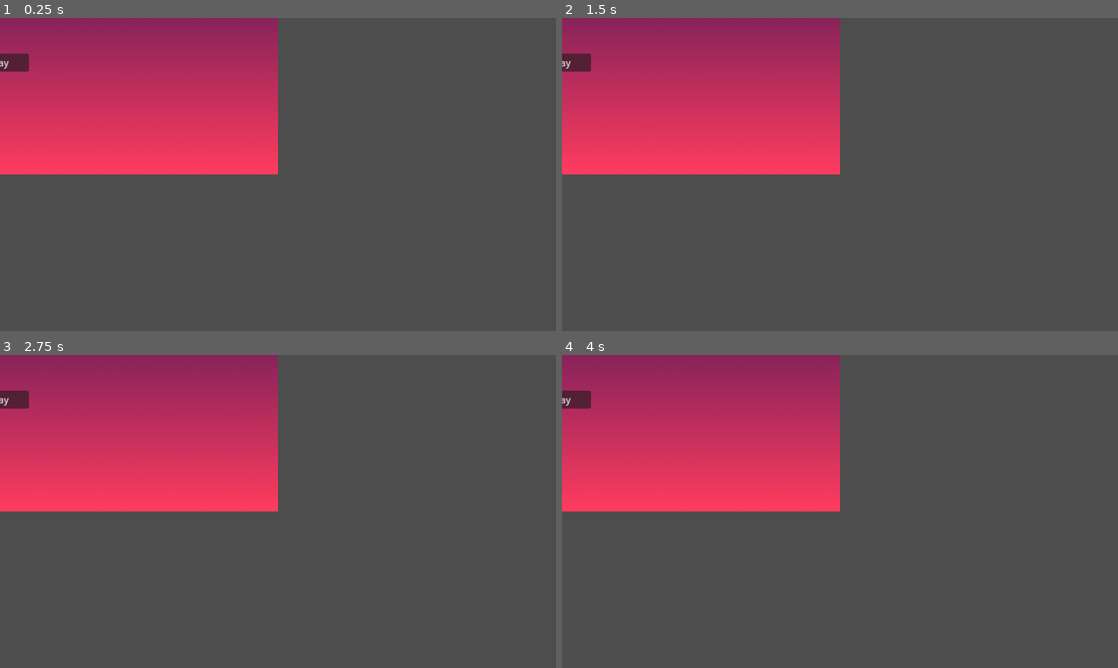
Above: before the commit, frames 1-4 (two rows, left to right).
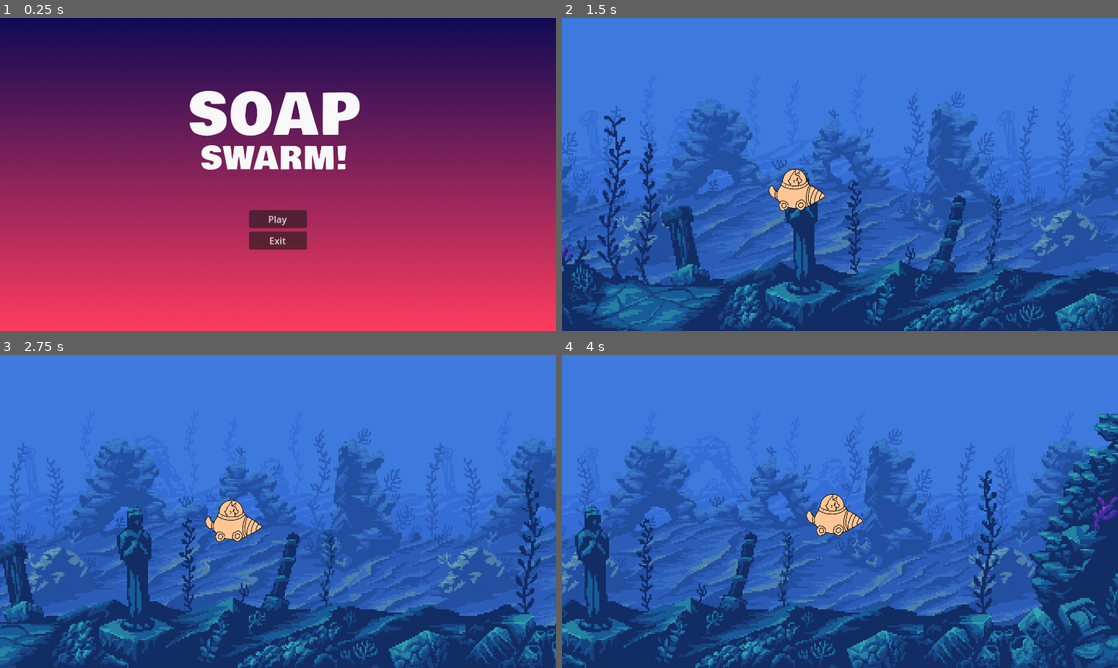
Above: after the commit, the same moments.

Repository: cassandracarlos/soap-swarm
Game: Godot game, scene res://scenes/title_screen.tscn
Same seed, same stepped clock (60 frames per second), same inputs: the game is played once before the commit and once after it. Before the commit the project starts from res://scenes/title.tscn.
Inputs (mouse positions are in pixels of both pictures, inside the frame that each line leads up to):
- Up to frame 1 (0.25 s): no input
- Up to frame 2 (1.5 s): click (840, 218) at 0.5 s, where only the run after the commit has a clickable "Play"; move the mouse to (962, 158) at 1.27 s; hold Up from 1.28 s (still down)
- Up to frame 3 (2.75 s): move the mouse to (166, 527) at 2.02 s; release Up at 2.03 s; hold Down from 2.03 s (still down)
- Up to frame 4 (4 s): move the mouse to (895, 442) at 2.77 s; release Down at 2.78 s; hold Up from 2.78 s (still down); move the mouse to (812, 574) at 3.52 s

The runs differ from the first frame. In frame 1, 100% of the frame differs, in the area x 0-100%, y 0-100%; in frame 2, 100%; in frame 3, 100%; in frame 4, 100%.

Commit message:
Menus fixed

Diff:
--- a/project.godot
+++ b/project.godot
@@ -11,7 +11,7 @@
 [application]
 
 config/name="Soap Swarm"
-run/main_scene="res://scenes/title.tscn"
+run/main_scene="res://scenes/title_screen.tscn"
 config/features=PackedStringArray("4.2", "Mobile")
 config/icon="res://icon.svg"
 
--- a/scenes/game.tscn
+++ /dev/null
@@ -1,65 +0,0 @@
-[gd_scene load_steps=11 format=3 uid="uid://cj0o1k32ak117"]
-
-[ext_resource type="Script" path="res://scripts/game.gd" id="1_w5hqj"]
-[ext_resource type="Texture2D" uid="uid://dl1gylrcb1dv8" path="res://assets/background/bg3.png" id="2_gxiwp"]
-[ext_resource type="Shader" path="res://assets/background/shaders/auto_scroller.gdshader" id="3_blvux"]
-[ext_resource type="Texture2D" uid="uid://bxcx6lgly8tps" path="res://assets/background/bg2.png" id="4_h0j00"]
-[ext_resource type="Texture2D" uid="uid://b7mdm4renltka" path="res://assets/background/bg1.png" id="5_fptqx"]
-[ext_resource type="PackedScene" uid="uid://b67oyahqbul4j" path="res://scenes/objects/character.tscn" id="6_acuja"]
-[ext_resource type="PackedScene" uid="uid://dm8t6eg2a70u4" path="res://scenes/pause.tscn" id="7_bq35a"]
-
-[sub_resource type="ShaderMaterial" id="ShaderMaterial_nqpiq"]
-
-[sub_resource type="ShaderMaterial" id="ShaderMaterial_vpnro"]
-shader = ExtResource("3_blvux")
-shader_parameter/direction = Vector2(3, 0)
-shader_parameter/speed_scale = 0.02
-
-[sub_resource type="ShaderMaterial" id="ShaderMaterial_k2gvw"]
-shader = ExtResource("3_blvux")
-shader_parameter/direction = Vector2(5, 0)
-shader_parameter/speed_scale = 0.02
-
-[node name="GameScene" type="Node"]
-script = ExtResource("1_w5hqj")
-
-[node name="StaticBG" type="TextureRect" parent="."]
-texture_filter = 1
-material = SubResource("ShaderMaterial_nqpiq")
-anchors_preset = 15
-anchor_right = 1.0
-anchor_bottom = 1.0
-grow_horizontal = 2
-grow_vertical = 2
-texture = ExtResource("2_gxiwp")
-stretch_mode = 1
-
-[node name="ScrollingBG" type="TextureRect" parent="."]
-texture_filter = 1
-material = SubResource("ShaderMaterial_vpnro")
-anchors_preset = 15
-anchor_right = 1.0
-anchor_bottom = 1.0
-grow_horizontal = 2
-grow_vertical = 2
-texture = ExtResource("4_h0j00")
-expand_mode = 3
-stretch_mode = 1
-
-[node name="DigLayer" type="TextureRect" parent="."]
-texture_filter = 1
-material = SubResource("ShaderMaterial_k2gvw")
-anchors_preset = 15
-anchor_right = 1.0
-anchor_bottom = 1.0
-grow_horizontal = 2
-grow_vertical = 2
-texture = ExtResource("5_fptqx")
-stretch_mode = 1
-
-[node name="Player" parent="." instance=ExtResource("6_acuja")]
-position = Vector2(374, 543)
-
-[node name="PauseMenu" parent="." instance=ExtResource("7_bq35a")]
-process_mode = 0
-visible = false
--- /dev/null
+++ b/scenes/game_screen.tscn
@@ -0,0 +1,65 @@
+[gd_scene load_steps=11 format=3 uid="uid://cj0o1k32ak117"]
+
+[ext_resource type="Script" path="res://scripts/game_screen.gd" id="1_fhfyg"]
+[ext_resource type="Texture2D" uid="uid://dl1gylrcb1dv8" path="res://assets/background/bg1.png" id="2_4usim"]
+[ext_resource type="Shader" path="res://assets/background/shaders/auto_scroller.gdshader" id="3_lyn6s"]
+[ext_resource type="Texture2D" uid="uid://bxcx6lgly8tps" path="res://assets/background/bg2.png" id="4_8lemu"]
+[ext_resource type="Texture2D" uid="uid://b7mdm4renltka" path="res://assets/background/bg3.png" id="5_ajjxa"]
+[ext_resource type="PackedScene" uid="uid://b67oyahqbul4j" path="res://scenes/objects/character.tscn" id="6_1du8m"]
+[ext_resource type="PackedScene" uid="uid://dm8t6eg2a70u4" path="res://scenes/pause_screen.tscn" id="7_gbvso"]
+
+[sub_resource type="ShaderMaterial" id="ShaderMaterial_nqpiq"]
+
+[sub_resource type="ShaderMaterial" id="ShaderMaterial_vpnro"]
+shader = ExtResource("3_lyn6s")
+shader_parameter/direction = Vector2(3, 0)
+shader_parameter/speed_scale = 0.02
+
+[sub_resource type="ShaderMaterial" id="ShaderMaterial_k2gvw"]
+shader = ExtResource("3_lyn6s")
+shader_parameter/direction = Vector2(5, 0)
+shader_parameter/speed_scale = 0.02
+
+[node name="GameScene" type="Node"]
+script = ExtResource("1_fhfyg")
+
+[node name="BG1" type="TextureRect" parent="."]
+texture_filter = 1
+material = SubResource("ShaderMaterial_nqpiq")
+anchors_preset = 15
+anchor_right = 1.0
+anchor_bottom = 1.0
+grow_horizontal = 2
+grow_vertical = 2
+texture = ExtResource("2_4usim")
+stretch_mode = 1
+
+[node name="BG2" type="TextureRect" parent="."]
+texture_filter = 1
+material = SubResource("ShaderMaterial_vpnro")
+anchors_preset = 15
+anchor_right = 1.0
+anchor_bottom = 1.0
+grow_horizontal = 2
+grow_vertical = 2
+texture = ExtResource("4_8lemu")
+expand_mode = 3
+stretch_mode = 1
+
+[node name="BG3" type="TextureRect" parent="."]
+texture_filter = 1
+material = SubResource("ShaderMaterial_k2gvw")
+anchors_preset = 15
+anchor_right = 1.0
+anchor_bottom = 1.0
+grow_horizontal = 2
+grow_vertical = 2
+texture = ExtResource("5_ajjxa")
+stretch_mode = 1
+
+[node name="Player" parent="." instance=ExtResource("6_1du8m")]
+position = Vector2(374, 543)
+
+[node name="PauseMenu" parent="." instance=ExtResource("7_gbvso")]
+process_mode = 0
+visible = false
--- a/scenes/lose.tscn
+++ b/scenes/lose_screen.tscn
@@ -1,11 +1,16 @@
 [gd_scene load_steps=2 format=3 uid="uid://cymbyu5tiqul3"]
 
-[ext_resource type="Script" path="res://scripts/lose.gd" id="1_g216g"]
+[ext_resource type="Script" path="res://scripts/lose_screen.gd" id="1_bj4k0"]
 
 [node name="GameOver" type="Control"]
 layout_mode = 3
-anchors_preset = 0
-script = ExtResource("1_g216g")
+anchor_right = 0.5
+anchor_bottom = 0.6
+offset_left = 936.0
+offset_top = 440.0
+offset_right = -24.0
+offset_bottom = -208.0
+script = ExtResource("1_bj4k0")
 
 [node name="PlayButton" type="Button" parent="."]
 layout_mode = 1
@@ -14,9 +19,10 @@
 anchor_top = 0.5
 anchor_right = 0.5
 anchor_bottom = 0.5
-offset_left = -100.0
-offset_top = -73.0
-offset_bottom = -42.0
+offset_left = -75.0
+offset_top = -20.0
+offset_right = 75.0
+offset_bottom = 20.0
 grow_horizontal = 2
 grow_vertical = 2
 scale = Vector2(2, 2)
@@ -24,15 +30,16 @@
 
 [node name="QuitButton" type="Button" parent="."]
 layout_mode = 1
-anchors_preset = 7
+anchors_preset = 8
 anchor_left = 0.5
-anchor_top = 1.0
+anchor_top = 0.5
 anchor_right = 0.5
-anchor_bottom = 1.0
-offset_left = -100.0
-offset_top = -539.0
-offset_bottom = -508.0
+anchor_bottom = 0.5
+offset_left = -75.0
+offset_top = 74.0
+offset_right = 75.0
+offset_bottom = 114.0
 grow_horizontal = 2
-grow_vertical = 0
+grow_vertical = 2
 scale = Vector2(2, 2)
 text = "Quit to Title"
--- a/scenes/objects/power_up.tscn
+++ b/scenes/objects/power_up.tscn
@@ -1,7 +1,7 @@
 [gd_scene load_steps=6 format=3 uid="uid://8ail3va4njqe"]
 
 [ext_resource type="Script" path="res://scripts/objects/power_up.gd" id="1_ilhf7"]
-[ext_resource type="Texture2D" uid="uid://dkk6cqui6cmgy" path="res://assets/character/power_ups/power_up.png" id="1_w3mf3"]
+[ext_resource type="Texture2D" uid="uid://dkk6cqui6cmgy" path="res://assets/power_ups/power_up.png" id="1_w3mf3"]
 
 [sub_resource type="AtlasTexture" id="AtlasTexture_quywj"]
 atlas = ExtResource("1_w3mf3")
--- a/scenes/objects/small_rock.tscn
+++ b/scenes/objects/small_rock.tscn
@@ -1,6 +1,24 @@
-[gd_scene load_steps=2 format=3 uid="uid://dq2ejqpj0sjuh"]
+[gd_scene load_steps=5 format=3 uid="uid://dq2ejqpj0sjuh"]
 
 [ext_resource type="Script" path="res://scripts/objects/small_rock.gd" id="1_dvlbb"]
+[ext_resource type="Texture2D" uid="uid://eqf6wj3uswte" path="res://assets/obstacles/small_rock.png" id="2_k7o4d"]
+
+[sub_resource type="CapsuleShape2D" id="CapsuleShape2D_g3tky"]
+radius = 153.0
+height = 378.0
+
+[sub_resource type="CapsuleShape2D" id="CapsuleShape2D_ecpgh"]
+radius = 128.0
+height = 396.0
 
 [node name="SmallRock" type="Area2D"]
 script = ExtResource("1_dvlbb")
+
+[node name="Sprite2D" type="Sprite2D" parent="."]
+texture = ExtResource("2_k7o4d")
+
+[node name="CollisionShape2D2" type="CollisionShape2D" parent="."]
+shape = SubResource("CapsuleShape2D_g3tky")
+
+[node name="CollisionShape2D" type="CollisionShape2D" parent="."]
+shape = SubResource("CapsuleShape2D_ecpgh")
--- a/scenes/pause.tscn
+++ b/scenes/pause_screen.tscn
@@ -1,30 +1,29 @@
 [gd_scene load_steps=2 format=3 uid="uid://dm8t6eg2a70u4"]
 
-[ext_resource type="Script" path="res://scripts/pause.gd" id="1_nw3s7"]
+[ext_resource type="Script" path="res://scripts/pause_screen.gd" id="1_nw3s7"]
 
 [node name="PauseMenu" type="Control"]
 process_mode = 2
 layout_mode = 3
 anchors_preset = 0
-offset_left = 973.0
-offset_top = 383.0
-offset_right = 973.0
-offset_bottom = 383.0
+offset_left = 833.0
+offset_top = 485.0
+offset_right = 833.0
+offset_bottom = 485.0
 script = ExtResource("1_nw3s7")
 
 [node name="ResumeButton" type="Button" parent="."]
 layout_mode = 1
-anchors_preset = 8
-anchor_left = 0.5
-anchor_top = 0.5
-anchor_right = 0.5
-anchor_bottom = 0.5
-offset_left = -60.0
-offset_top = 103.0
-offset_right = 60.0
-offset_bottom = 134.0
+anchors_preset = 15
+anchor_right = 1.0
+anchor_bottom = 1.0
+offset_left = -50.0
+offset_top = -15.5
+offset_right = 100.0
+offset_bottom = 24.5
 grow_horizontal = 2
 grow_vertical = 2
+scale = Vector2(2, 2)
 text = "Resume Game"
 
 [node name="QuitButton" type="Button" parent="."]
@@ -34,12 +33,13 @@
 anchor_top = 0.5
 anchor_right = 0.5
 anchor_bottom = 0.5
-offset_left = -55.5
-offset_top = 145.5
-offset_right = 55.5
-offset_bottom = 176.5
+offset_left = -49.0
+offset_top = 76.0
+offset_right = 101.0
+offset_bottom = 116.0
 grow_horizontal = 2
 grow_vertical = 2
+scale = Vector2(2, 2)
 text = "Quit to Title
 "
 
--- a/scenes/title.tscn
+++ b/scenes/title_screen.tscn
@@ -1,13 +1,17 @@
 [gd_scene load_steps=4 format=3 uid="uid://ds55eexw851m2"]
 
-[ext_resource type="Script" path="res://scripts/title.gd" id="1_3tkrm"]
-[ext_resource type="Texture2D" uid="uid://c4kqu825pqn51" path="res://assets/interface/title_background.png" id="2_xhbll"]
-[ext_resource type="Texture2D" uid="uid://crvf3k0bbee5i" path="res://assets/interface/game_title.png" id="3_b7h0v"]
+[ext_resource type="Script" path="res://scripts/title_screen.gd" id="1_gbcud"]
+[ext_resource type="Texture2D" uid="uid://c4kqu825pqn51" path="res://assets/interface/title_bg.png" id="2_34tly"]
+[ext_resource type="Texture2D" uid="uid://crvf3k0bbee5i" path="res://assets/interface/title_card.png" id="3_6ix4y"]
 
 [node name="StartMenu" type="Control"]
 layout_mode = 3
-anchors_preset = 0
-script = ExtResource("1_3tkrm")
+anchors_preset = 15
+anchor_right = 1.0
+anchor_bottom = 1.0
+grow_horizontal = 2
+grow_vertical = 2
+script = ExtResource("1_gbcud")
 
 [node name="Background" type="TextureRect" parent="."]
 texture_filter = 1
@@ -17,11 +21,10 @@
 anchor_bottom = 1.0
 grow_horizontal = 2
 grow_vertical = 2
-texture = ExtResource("2_xhbll")
+texture = ExtResource("2_34tly")
 stretch_mode = 1
 
 [node name="GameTitle" type="TextureRect" parent="."]
-visible = false
 layout_mode = 1
 anchors_preset = 8
 anchor_left = 0.5
@@ -34,7 +37,7 @@
 offset_bottom = -15.0
 grow_horizontal = 2
 grow_vertical = 2
-texture = ExtResource("3_b7h0v")
+texture = ExtResource("3_6ix4y")
 
 [node name="PlayButton" type="Button" parent="."]
 layout_mode = 1
--- a/scripts/game.gd
+++ b/scripts/game_screen.gd
@@ -24,3 +24,10 @@
 
 func generate_obstacles():
 	var obstacle = rock_sprite.instantiate()
+
+func lose_condition():
+	if $Player.position.x < 0:
+		stop_game()
+
+func stop_game():
+	get_tree().change_scene_to_file("res://scenes/lose_screen.tscn")
--- a/scripts/lose.gd
+++ /dev/null
@@ -1,11 +0,0 @@
-extends Node
-
-
-# Called when the node enters the scene tree for the first time.
-func _ready():
-	pass # Replace with function body.
-
-
-# Called every frame. 'delta' is the elapsed time since the previous frame.
-func _process(delta):
-	pass
--- /dev/null
+++ b/scripts/lose_screen.gd
@@ -0,0 +1,7 @@
+extends Node
+
+func _on_play_button_pressed():
+	get_tree().change_scene_to_file("res://scenes/game_screen.tscn")
+
+func _on_exit_button_pressed():
+	get_tree().change_scene_to_file("res://scenes/title_screen.tscn")
--- a/scripts/pause.gd
+++ b/scripts/pause_screen.gd
@@ -7,4 +7,4 @@
 	Engine.time_scale = 1
 
 func _on_quit_button_pressed():
-	get_tree().change_scene_to_file("res://scenes/start_menu.tscn")
+	get_tree().change_scene_to_file("res://scenes/title_screen.tscn")
--- a/scripts/title.gd
+++ b/scripts/title_screen.gd
@@ -1,7 +1,7 @@
 extends Node
 
 func _on_play_button_pressed():
-	get_tree().change_scene_to_file("res://scenes/game_scene.tscn")
+	get_tree().change_scene_to_file("res://scenes/game_screen.tscn")
 
 func _on_exit_button_pressed():
 	get_tree().quit()
Binary file changed: assets/background/bg1.png
Not shown, changed: assets/background/bg1.png.import
Binary file changed: assets/background/bg3.png
Not shown, changed: assets/background/bg3.png.import
Renamed: assets/interface/title_background.png -> assets/interface/title_bg.png
Not shown, changed: assets/interface/title_bg.png.import
Renamed: assets/interface/game_title.png -> assets/interface/title_card.png
Not shown, changed: assets/interface/title_card.png.import
Renamed: assets/character/power_ups/power_up.png -> assets/power_ups/power_up.png
Not shown, changed: assets/power_ups/power_up.png.import
